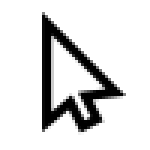
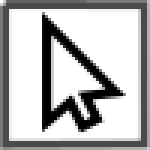
Before/after of a 150 x 150 layered artwork. What changed in the layer stack:
added layer "Layer" over [0, 0, 150, 150]
